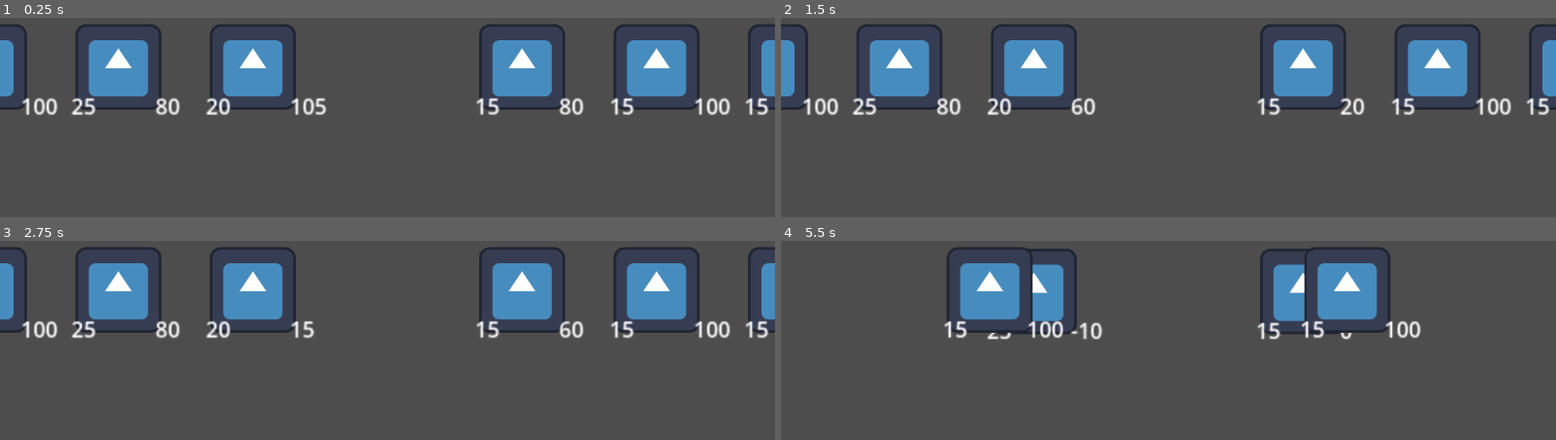
Above: before the commit, frames 1-4 (two rows, left to right).
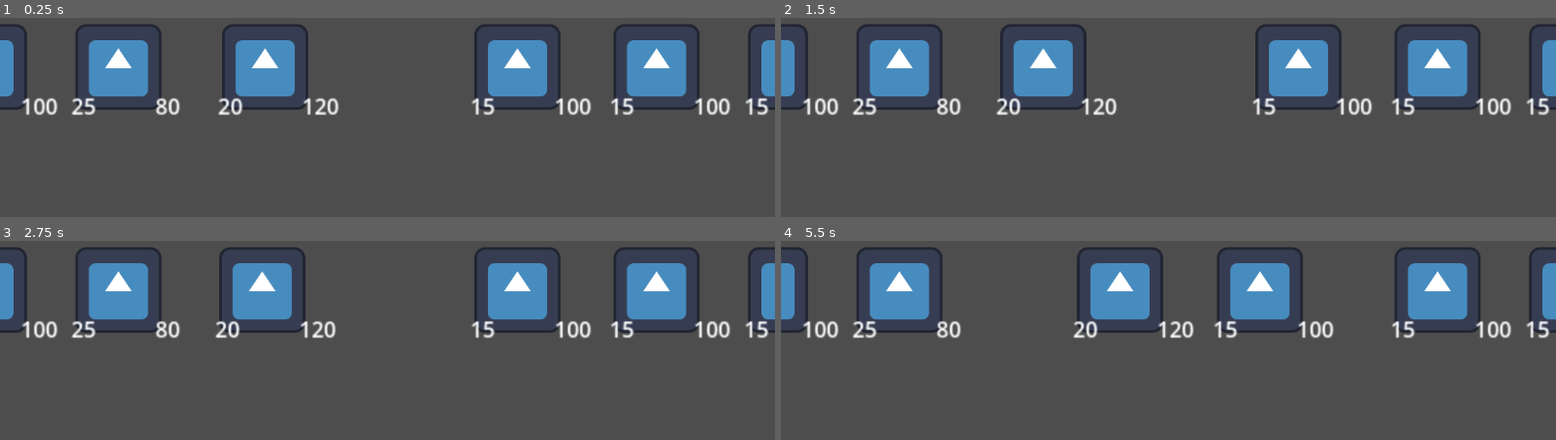
Above: after the commit, the same moments.

Repository: gknutson1/mass-effect-3
Game: Godot game, scene res://battle.tscn
The game is run twice, just before and just after one commit, with the same random seed, the same clock (stepped at 60 frames per second) and the same inputs. The engine's default icon, where the game draws it, is replaced by a stand-in: a white triangle on a blue panel in a dark square.
Inputs:
- Up to frame 1 (0.25 s): no input
- Up to frame 2 (1.5 s): no input
- Up to frame 3 (2.75 s): no input
- Up to frame 4 (5.5 s): no input

The runs differ from the first frame. In frame 1, 3.8% of the frame differs, in the area x 26-77%, y 2-50%; in frame 2, 3.7%; in frame 3, 3.7%; in frame 4, 22%, in the area x 0-100%, y 2-50%.

Commit message:
Character update

Diff:
--- a/BattleManager.gd
+++ b/BattleManager.gd
@@ -55,12 +55,11 @@
 
 func are_characters_busy() -> bool:
 	for character in team1:
-		if character.busy:
+		if character.char_state != Character.state.IDLE:
 			return true
 
-	for character in team1:
-
-		if character.busy:
+	for character in team2:
+		if character.char_state != Character.state.IDLE:
 			return true
 
 	return false
@@ -69,9 +68,8 @@
 	var attacker1 = team1[0] as Character
 	var attacker2 = team2[0] as Character
 
-	print("Damage!")
-	attacker1.health -= attacker2.attack
-	attacker2.health -= attacker1.attack
+	attacker1.set_attack_target(team2[0])
+	attacker2.set_attack_target(team1[0])
 
 	#NOTE: We will have to repeat. Character abilities may trigger character abilities. Can't loop once.
 	#for character in team1:
--- a/Character.gd
+++ b/Character.gd
@@ -3,6 +3,7 @@
 class_name Character
 
 enum class_options {ARCHER, KNIGHT, MAGE, BARD}
+enum state {IDLE, DEAD, ATTACKING}
 
 var char_name: String
 var health: int
@@ -10,10 +11,10 @@
 var defense: int
 var char_class: class_options
 var target_position: Vector2
-var busy: bool = false
-var velocity: Vector2 = Vector2.ZERO  # Physics property
-var dead: bool = false  # State check if dead
-var gravity: float = 500.0  # Gravity strength
+var attack_target: Node2D
+var velocity: Vector2 = Vector2.ZERO
+var char_state: state
+var gravity: float = 500.0
 
 @onready
 var health_label = get_node("HealthLabel")
@@ -39,26 +40,34 @@
 func _process(delta):
 	update_labels()
 	if health <= 0:
-		dead = true
-	if not dead:
-		move_to_target(delta)
-		busy_check()
-	else:
-		handle_death_physics(delta)
+		char_state = state.DEAD
+		kill()
+	if char_state == state.IDLE:
+		move_animation(delta)
+	elif char_state == state.DEAD:
+		death_animation(delta)
+	elif char_state == state.ATTACKING:
+		attack_animation(delta)
 
-func move_to_target(delta):
+func move_animation(delta):
 	self.position = lerp(self.position, target_position, 0.2)
 
-func busy_check():
-	busy = self.position != target_position or health <= 0
+func kill():
+	if char_state != state.DEAD:
+		velocity = Vector2(randf_range(-10000, 10000), randf_range(-30000, -10000))  # Random initial upward velocity
 
-func kill():
-	if not dead:
-		dead = true
-		velocity = Vector2(randf_range(-100, 100), randf_range(-300, -100))  # Random initial upward velocity
-
-func handle_death_physics(delta):
+func death_animation(delta):
 	velocity.y += gravity * delta
 	position += velocity * delta
 	if position.y > get_viewport_rect().size.y + 100:  # Check if out of screen
 		queue_free()  # Remove the node from the scene
+
+func set_attack_target(target: Node2D):
+	attack_target = target
+	char_state = state.ATTACKING
+
+func attack_animation(delta):
+	self.position = lerp(self.position, attack_target.position, 0.5)
+	if (self.position - attack_target.position).length() < 50:
+		char_state = state.IDLE
+	pass
